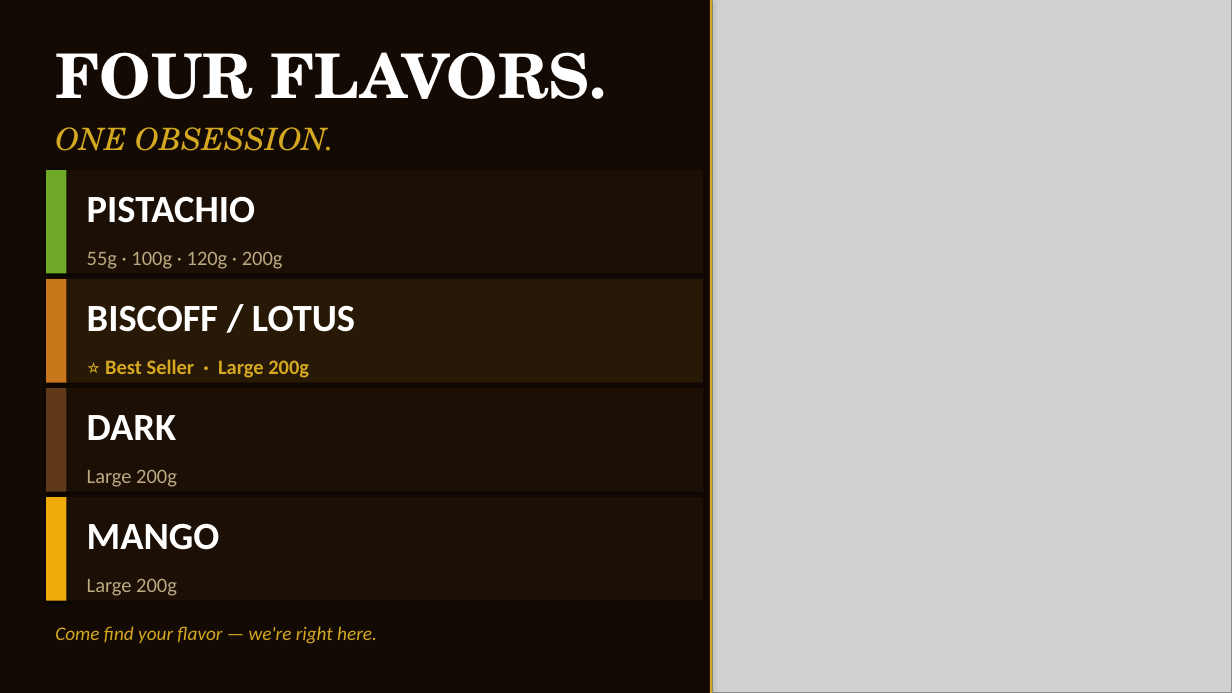
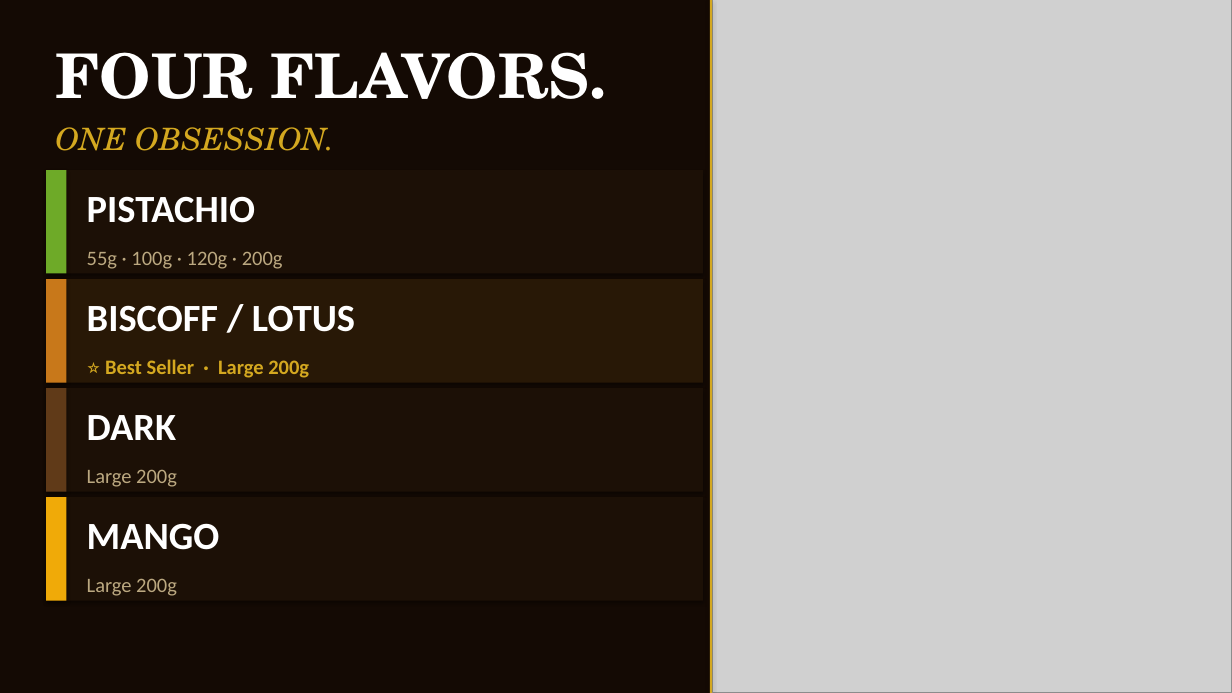
Before and after one commit to mnfadawi/hi, a slide deck: slide 5 of sahara-bites-fun-fair.pptx. Drawn at 1232x693 pixels with LibreOffice and Linux fonts; fonts in the diff are those of the drawing; grey boxes stand for pictures. Boxes give left, top, right and bottom in pixels: in the first picture for what was removed or moved away, otherwise in the second. Text is boxed around its words. In the diff, an @@ line names an element or a change of style, - is before the commit and + after.

```diff
--- a/sahara-bites-fun-fair.pptx
+++ b/sahara-bites-fun-fair.pptx
@@ text removed at (55,626,377,644) @@
-Come find your flavor — we're right here.
```
Also in this commit, not shown: 3 other slides changed.
